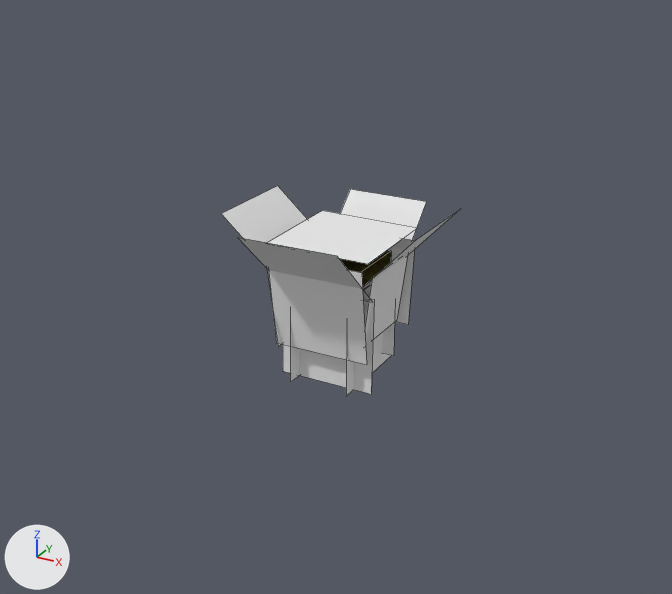
Renders of the Blender file raw_assets/items.blend from each side of a commit.
Camera for both pictures: a camera (50 mm lens) standing at (124.6, -231.9, 114.9) and looking at (-1.7, -2.1, 0.0). Arrows for +X, +Y and +Z are at lower left; the lights stay in place. Mesh edges are drawn as thin lines. Objects named as collision shapes, trigger or cutter boxes, shadow casters or lower levels of detail are left out.

The older version as bpy lines, for what is in view:
```python
ob_plane_009 = bpy.data.objects.new('Plane.009', me_plane_011)
ob_plane_009.location = (0.1, 0.2, 3.6)
ob_plane_009.rotation_euler = (0.0108, 0.0, 0.0)  # degrees (0.6, 0, 0)
ob_plane_009.scale = (11.9, 11.9, 11.9)
ob_plane_013 = bpy.data.objects.new('Plane.013', me_plane_015)
ob_plane_013.location = (-0.7, -15.7, 1.4)
ob_plane_013.rotation_euler = (0.0108, 1.703, 4.739)  # degrees (0.6, 98, 272)
ob_plane_013.scale = (15.6, 15.6, 15.6)
ob_plane_014 = bpy.data.objects.new('Plane.014', me_plane_016)
ob_plane_014.location = (19.6, 0.6, 17.0)
ob_plane_014.rotation_euler = (0.0108, 2.317, 0.0)  # degrees (0.6, 133, 0)
ob_plane_014.scale = (15.5, 15.5, 15.5)
ob_plane_015 = bpy.data.objects.new('Plane.015', me_plane_017)
ob_plane_015.location = (-0.3, 19.9, 14.6)
ob_plane_015.rotation_euler = (-0.0068, 2.388, 1.574)  # degrees (-0.4, 137, 90)
ob_plane_015.scale = (13.7, 13.7, 13.7)
ob_plane_016 = bpy.data.objects.new('Plane.016', me_plane_018)
ob_plane_016.location = (-21.8, 0.3, 15.6)
ob_plane_016.rotation_euler = (0.0209, 2.425, 3.14)  # degrees (1.2, 139, 180)
ob_plane_016.scale = (15.6, 15.6, 15.6)
ob_plane_017 = bpy.data.objects.new('Plane.017', me_plane_019)
ob_plane_017.location = (-0.7, -21.2, 15.7)
ob_plane_017.rotation_euler = (-0.0118, 2.356, 4.717)  # degrees (-0.7, 135, 270)
ob_plane_017.scale = (15.6, 15.6, 15.6)
ob_plane_019 = bpy.data.objects.new('Plane.019', me_plane_021)
ob_plane_019.location = (8.9, 0.7, -10.2)
ob_plane_019.rotation_euler = (0.0108, 1.573, -0.000071)  # degrees (0.6, 90, -0)
ob_plane_019.scale = (15.5, 15.5, 15.5)
ob_plane_020 = bpy.data.objects.new('Plane.020', me_plane_022)
ob_plane_020.location = (-0.7, 9.2, -8.2)
ob_plane_020.rotation_euler = (-1.015, 1.568, 0.565)  # degrees (-58, 90, 32)
ob_plane_020.scale = (13.7, 13.7, 13.7)
ob_treeblock_lod2_obj = bpy.data.objects.new('treeblock_lod2_obj', me_cube_005)
ob_treeblock_lod2_obj.location = (0.0, 0.0, 0.0)
# also in view: 'Plane.022' at (-0.8, -9.8, -10.0); 'Plane.010' at (13.9, 0.2, 1.4); 'Plane.018' at (-0.5, 0.2, 19.6)
```
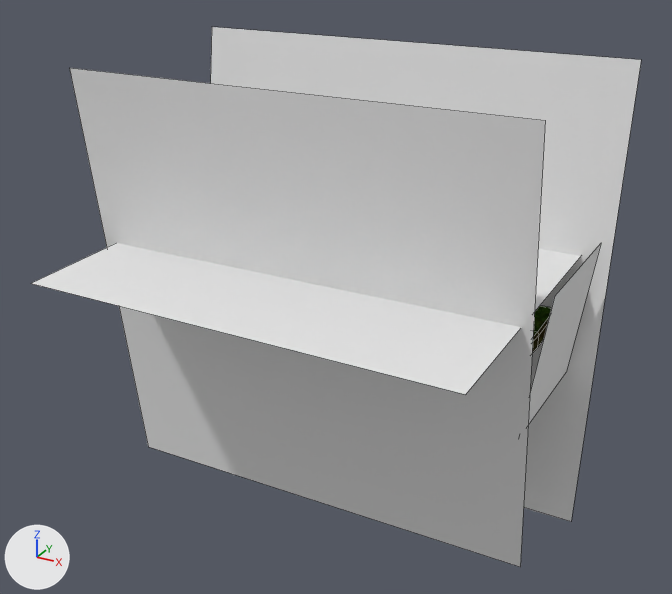
Edits to the bpy script that builds the scene:
```text
Remove ob_plane_009:
    ob_plane_009 = bpy.data.objects.new('Plane.009', me_plane_011)
Change ob_plane_010:
    ob_plane_010.location: (13.9, 0.2, 1.4) -> (67.7, 0.2, 1.4)
    ob_plane_010.scale: (11.9, 11.9, 11.9) -> (21.7, 21.7, 21.7)
Change ob_plane_011:
    ob_plane_011.location: (1.8, 15.7, 1.4) -> (1.8, 25.1, 1.4)
    ob_plane_011.scale: (13.7, 13.7, 13.7) -> (71.2, 71.2, 71.2)
Change ob_plane_013:
    ob_plane_013.location: (-0.7, -15.7, 1.4) -> (-0.7, -25.7, 1.4)
    ob_plane_013.scale: (15.6, 15.6, 15.6) -> (67.9, 67.9, 67.9)
Remove ob_treeblock_lod2_obj:
    ob_treeblock_lod2_obj = bpy.data.objects.new('treeblock_lod2_obj', me_cube_005)
Remove ob_plane_014:
    ob_plane_014 = bpy.data.objects.new('Plane.014', me_plane_016)
Remove ob_plane_015:
    ob_plane_015 = bpy.data.objects.new('Plane.015', me_plane_017)
Remove ob_plane_016:
    ob_plane_016 = bpy.data.objects.new('Plane.016', me_plane_018)
Remove ob_plane_017:
    ob_plane_017 = bpy.data.objects.new('Plane.017', me_plane_019)
Change ob_plane_018:
    ob_plane_018.location: (-0.5, 0.2, 19.6) -> (0.1, 0.2, 15.4)
    ob_plane_018.rotation_euler: (0.0108, 0.00373, 0.0) -> (0.0108, 0.0, 0.0)  # degrees (0.6, 0.2, 0) -> degrees (0.6, 0, 0)
    ob_plane_018.scale: (16.8, 16.8, 16.8) -> (64.2, 64.2, 64.2)
Remove ob_plane_019:
    ob_plane_019 = bpy.data.objects.new('Plane.019', me_plane_021)
Remove ob_plane_020:
    ob_plane_020 = bpy.data.objects.new('Plane.020', me_plane_022)
Remove ob_plane_021:
    ob_plane_021 = bpy.data.objects.new('Plane.021', me_plane_023)
Remove ob_plane_022:
    ob_plane_022 = bpy.data.objects.new('Plane.022', me_plane_024)
Add ob_landmass2_obj:
    ob_landmass2_obj = bpy.data.objects.new('landmass2_obj', me_cube_008)  # 60 vertices, 50 faces; spans x -61.9..61.7, y -19.3..18.9, z -1.2..3.6; in mat_landmass2 (picture img_landmass2_diffuse)
    ob_landmass2_obj.location = (0.0, 0.0, -1.4)
```

What differs and where, as boxes [x1, y1, x2, y2] in the pictures (672 x 594 px):
'Plane.013', moved, rescaled
    before: [268, 270, 367, 365]
    after: [70, 68, 545, 567]
'Plane.011', moved, rescaled
    before: [393, 239, 415, 325]
    after: [211, 27, 641, 522]
'Plane.018', moved, turned, rescaled
    before: [267, 210, 418, 264]
    after: [31, 243, 581, 395]
'Plane.010', moved, rescaled (68% wider, 112% taller)
    before: [365, 255, 408, 340]
    after: [528, 244, 601, 425]
'Plane.017', deleted
    before: [237, 237, 372, 302]
'Plane.016', deleted
    before: [221, 186, 307, 243]
'Plane.022', deleted
    before: [283, 299, 374, 394]
'Plane.015', deleted
    before: [340, 189, 426, 262]
'Plane.019', deleted
    before: [346, 285, 392, 396]
'treeblock_lod2_obj', deleted (black)
    before: [339, 250, 391, 290]
'landmass2_obj', added
    after: [532, 305, 551, 353]
'Plane.014', deleted
    before: [363, 209, 460, 290]
'Plane.021', deleted
    before: [290, 321, 299, 382]
'Plane.020', deleted
    before: [382, 314, 395, 356]
